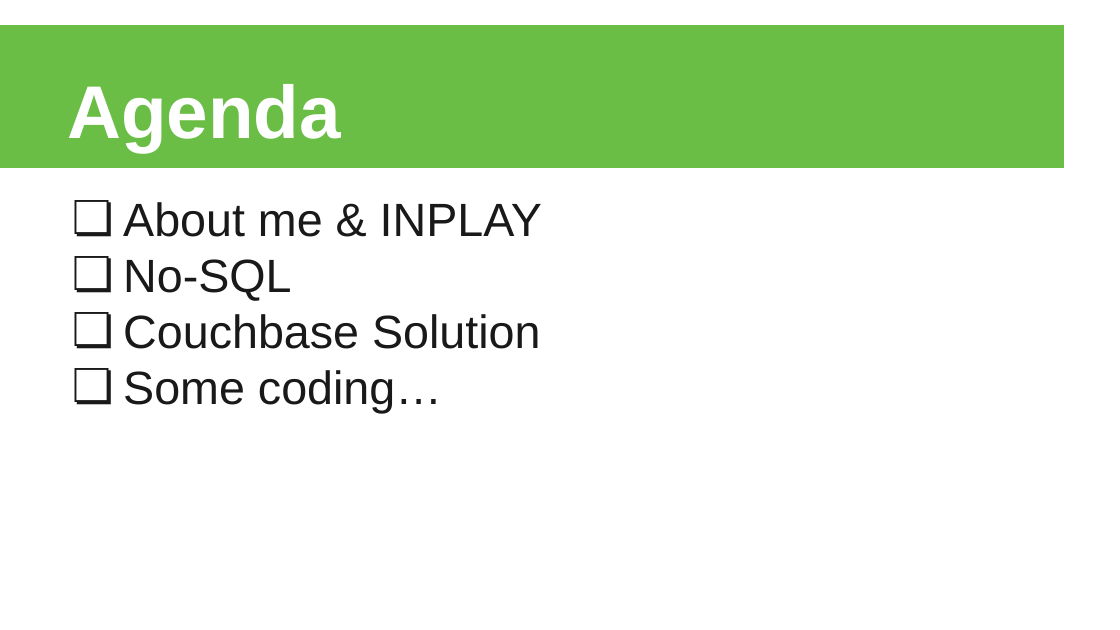
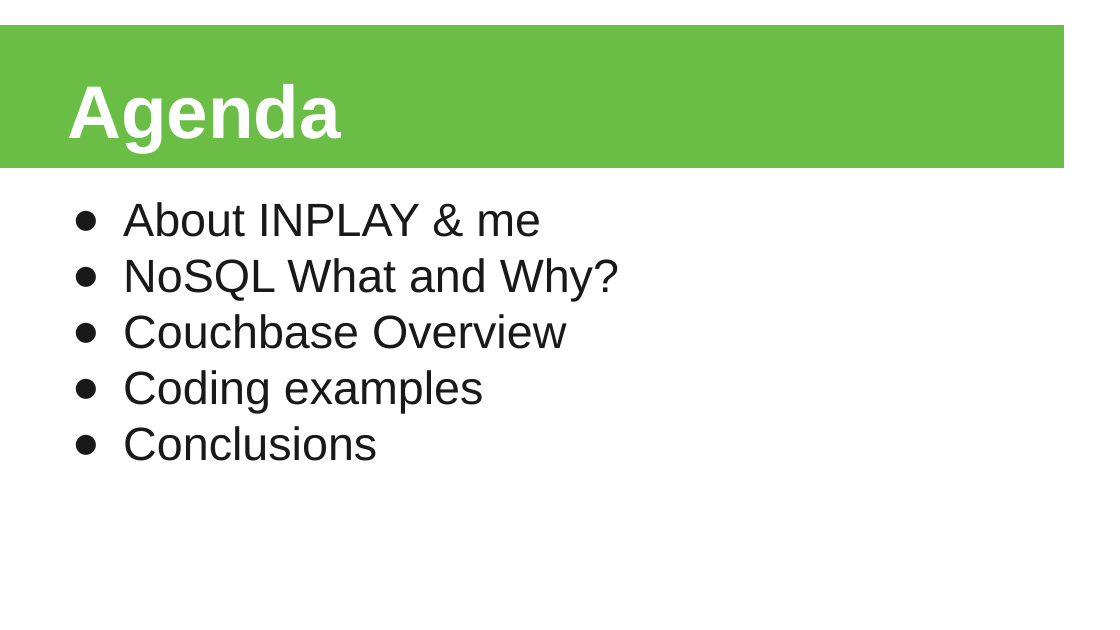
Before and after one commit to ekeydar/cb-mesh, a slide deck: slide 2 of slides/slides.pptx. Drawn at 1120x630 pixels with LibreOffice and Linux fonts; fonts in the diff are those of the drawing; background and template pictures are left out. Boxes give left, top, right and bottom in pixels: in the first picture for what was removed or moved away, otherwise in the second. Text is boxed around its words. In the diff, an @@ line names an element or a change of style, - is before the commit and + after.

Commit message:
wip

```diff
--- a/slides/slides.pptx
+++ b/slides/slides.pptx
@@ text at (123, 202, 619, 461): text changed @@
-❏ About me & INPLAY
-❏ No-SQL
-❏ Couchbase Solution
-❏ Some coding…
+● About INPLAY & me
+● NoSQL What and Why?
+● Couchbase Overview
+● Coding examples
+● Conclusions
```
Also in this commit, not shown: 2 other slides changed, 11 slides added, 1 slide removed.
